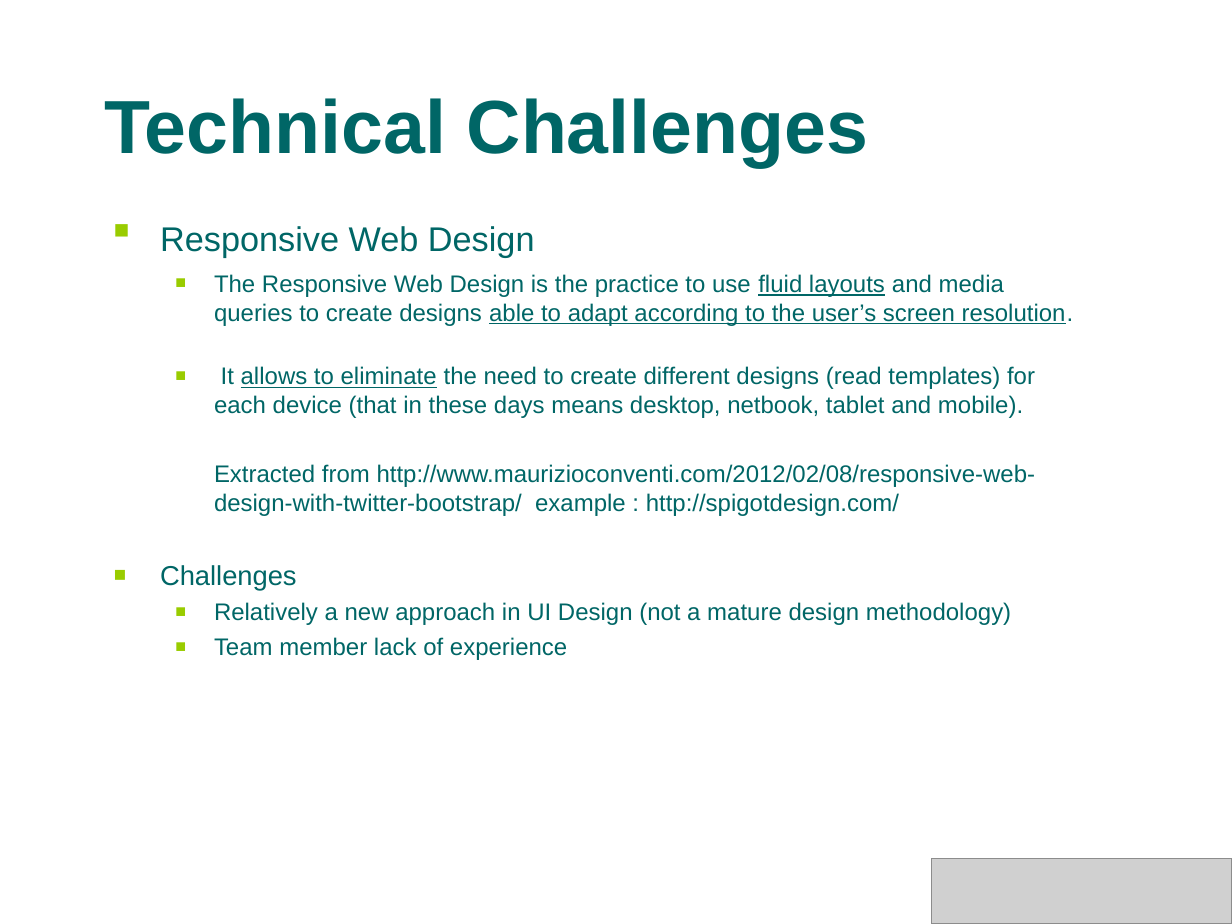
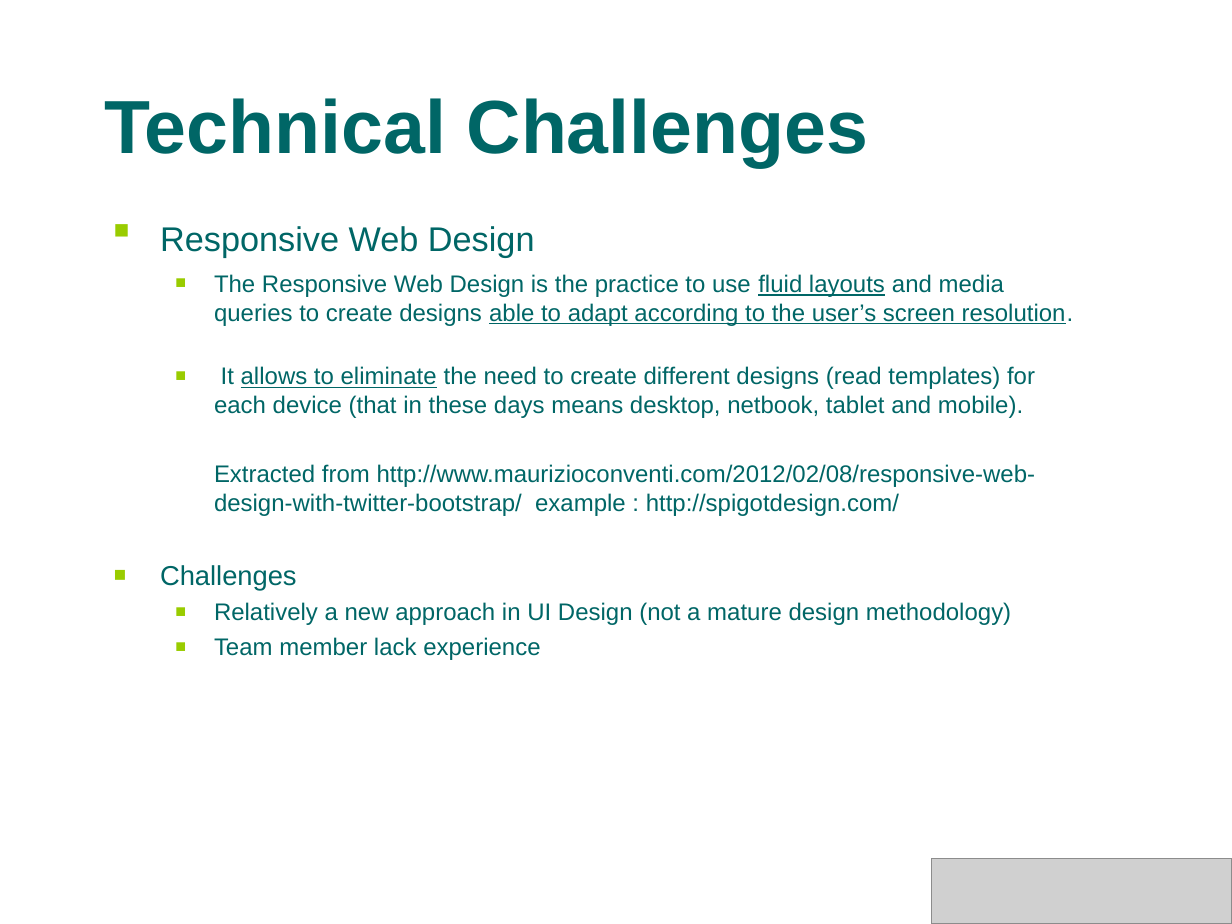
Before and after one commit to s4kshya/leezdr-repository, a slide deck: slide 24 of Exam Paper/MTECH_PROJ/Presentation/phase1_v2.ppt (slide 11 before the commit). Drawn at 1232x924 pixels with LibreOffice and Linux fonts; fonts in the diff are those of the drawing; grey boxes stand for pictures; background and template pictures are left out. Boxes give left, top, right and bottom in pixels: in the first picture for what was removed or moved away, otherwise in the second. Text is boxed around its words. In the diff, an @@ line names an element or a change of style, - is before the commit and + after.

```diff
--- a/Exam Paper/MTECH_PROJ/Presentation/phase1_v2.ppt
+++ b/Exam Paper/MTECH_PROJ/Presentation/phase1_v2.ppt
@@ text at (214, 637, 540, 660): text changed @@
-  ■ Team member lack of experience
+  ■ Team member lack experience
```
Also in this commit, not shown: 13 other slides changed, 18 slides added, 3 other files.
